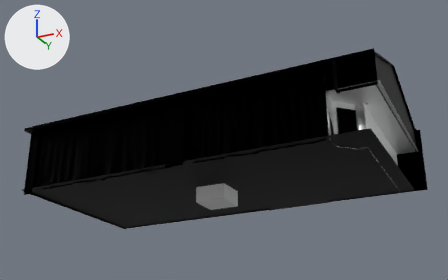
What one commit did to the Blender file Content/Assets/Models/RealtimeLabModel.blend.
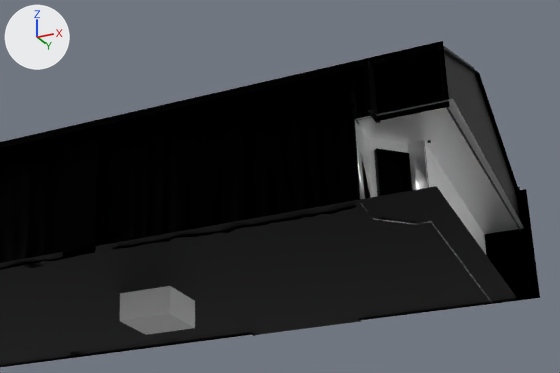
Old and new are each drawn whole from a camera (50 mm lens) standing at (17.8, -34.7, -12.2) and looking at (0.5, 0.0, 3.4) and again close up on the part from 29% to 98% of the width and 9% to 83% of the height. The axes (+X, +Y, +Z) are drawn at upper left. The lights are the same throughout. The older version's two pictures come first.

The older version as bpy lines, for what is in view:
```python
ob_cube = bpy.data.objects.new('Cube', me_cube)
ob_cube.location = (0.0, 0.0, 0.0)
ob_westaticmesh = bpy.data.objects.new('WEStaticMesh', me_westaticmesh)
ob_westaticmesh.location = (0.0, 0.0, 0.0)
ob_westaticmesh.scale = (0.01, 0.01, 0.01)
# me_westaticmesh
# before: 4 (1024.0, -310.0, 0.0) at pixel (414, 224), 5 (1024.0, -310.0, 268.0) at pixel (407, 143), 7 (926.0, -408.0, 268.0) at pixel (367, 137), 10 (926.0, -408.0, 0.0) at pixel (373, 219)
```
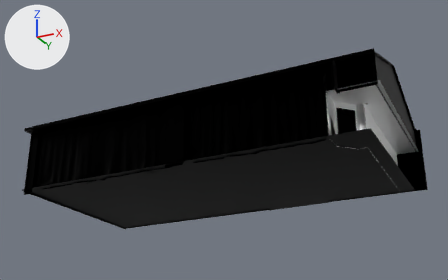
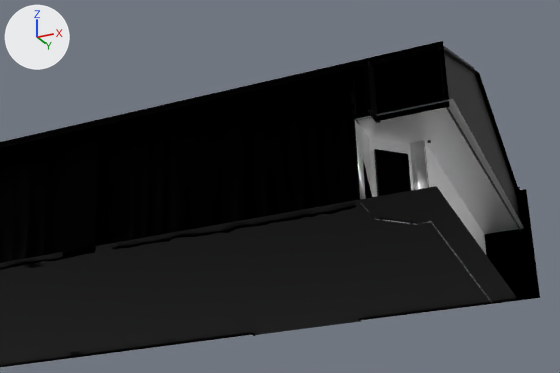
What the commit changed:
me_westaticmesh is used by ob_westaticmesh; location (0.0, 0.0, 0.0); scale (0.01, 0.01, 0.01).
Verts and faces of me_westaticmesh; kept vertices keep their numbers, new ones are numbered from 14301.
me_westaticmesh had 14301 vertices, 17433 faces and spanned x -1165.0..1233.0, y -605.0..626.0, z -25.0..671.0.
me_westaticmesh now has 14269 vertices, 17349 faces and spans x -1165.0..1233.0, y -605.0..626.0, z -25.0..671.0.
me_westaticmesh part 1: the loose piece of 56 vertices spanning x 939.0..1029.0, y -404.0..-314.0, z 0.0..227.0 is rebuilt with 24 vertices and now spans x 934.0..1025.0, y -401.0..-310.0, z 0.0..227.0.
Part 2, on me_westaticmesh:
Vertex 4 moves to (1029.0, -305.0, 0.0), pixel (416, 224).
Vertex 5 moves to (1029.0, -305.0, 268.0), pixel (409, 143).
Vertex 7 moves to (931.0, -404.0, 268.0), pixel (369, 137).
Vertex 10 moves to (931.0, -404.0, 0.0), pixel (375, 219).
me_westaticmesh no longer uses material mat_m_reflectivefloor_15 (black #000000).
me_westaticmesh no longer uses material mat_m_reflectivefloor_16 (black #000000).
me_westaticmesh no longer uses material mat_m_reflectivefloor_17 (black #000000).
me_westaticmesh no longer uses material mat_m_reflectivefloor_18 (black #000000).
me_westaticmesh no longer uses material mat_m_reflectivefloor_19 (black #000000).
me_westaticmesh no longer uses material mat_m_reflectivefloor_20 (black #000000).
me_westaticmesh no longer uses material mat_m_reflectivefloor_21 (black #000000).
me_westaticmesh no longer uses material mat_m_reflectivefloor_22 (black #000000).
me_westaticmesh no longer uses material mat_m_reflectivefloor_23 (black #000000).
me_westaticmesh no longer uses material mat_m_reflectivefloor_24 (black #000000).
me_westaticmesh no longer uses material mat_m_reflectivefloor_25 (black #000000).
me_westaticmesh no longer uses material mat_m_reflectivefloor_26 (black #000000).
me_westaticmesh no longer uses material mat_m_reflectivefloor_27 (black #000000).
me_westaticmesh no longer uses material mat_m_reflectivefloor_28 (black #000000).
me_westaticmesh no longer uses material mat_m_reflectivefloor_29 (black #000000).
me_westaticmesh no longer uses material mat_m_reflectivefloor_30 (black #000000).
me_westaticmesh no longer uses material mat_m_reflectivefloor_31 (black #000000).
me_westaticmesh no longer uses material mat_m_reflectivefloor_32 (black #000000).
me_westaticmesh no longer uses material mat_m_reflectivefloor_33 (black #000000).
me_westaticmesh no longer uses material mat_m_reflectivefloor_34 (black #000000).
me_westaticmesh no longer uses material mat_m_reflectivefloor_35 (black #000000).
me_westaticmesh no longer uses material mat_m_reflectivefloor_36 (black #000000).
me_westaticmesh no longer uses material mat_m_reflectivefloor_37 (black #000000).
me_westaticmesh no longer uses material mat_m_reflectivefloor_38 (black #000000).
me_westaticmesh no longer uses material mat_m_reflectivefloor_39 (black #000000).
me_westaticmesh no longer uses material mat_m_reflectivefloor_40 (black #000000).
me_westaticmesh no longer uses material mat_m_reflectivefloor_41 (black #000000).
me_westaticmesh no longer uses material mat_m_reflectivefloor_42 (black #000000).
me_westaticmesh no longer uses material mat_m_reflectivefloor_43 (black #000000).
me_westaticmesh no longer uses material mat_m_reflectivefloor_44 (black #000000).
Object 'Cube' (ob_cube) is deleted.

Where the change shows, as pixel boxes [x1, y1, x2, y2] in the close-ups (560 x 373 px; the box of a moved part takes in the faces that stretch with it):
'Cube', deleted: before [120, 286, 195, 335]
part 1 of me_westaticmesh, rebuilt: before [374, 148, 415, 224]; after [374, 149, 414, 225]
part 2 of me_westaticmesh, moved or reshaped: [355, 99, 524, 234] in both
